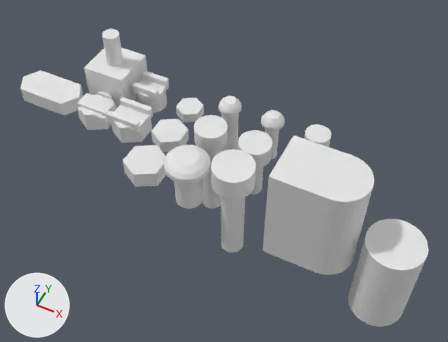
The Blender file lib/screws_and_nuts.blend: old version first, new version second.
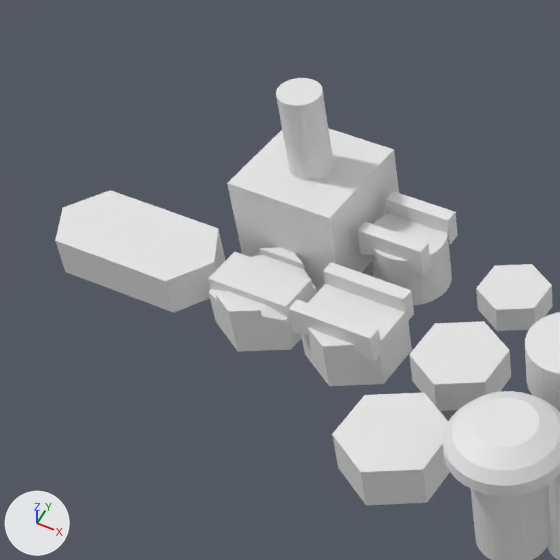
There are two pictures of each version: one whole from a 50 mm lens placed at (53.2, -80.4, 95.4), pointed at (12.1, 1.9, -7.4), one close up on the part from 0% to 46% of the width and 0% to 61% of the height. Every picture has the same lights, and +X, +Y and +Z are marked at lower left.

Objects in the first close-up: 'Cube', 'Cube.001', 'm3_screw_cutout_test', 'm3_tolerance_cutout.001', 'nut_m3', 'nut_m4', 'nut_m4_cut', 'nut_m4_cut_src', 'nut_m4_insert_cut', 'nut_m5', 'screw_m5x10', 'screw_m5x10_tolerance_cutout'.
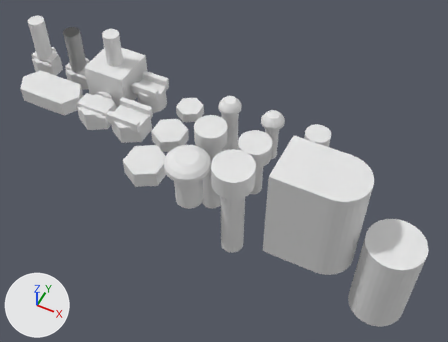
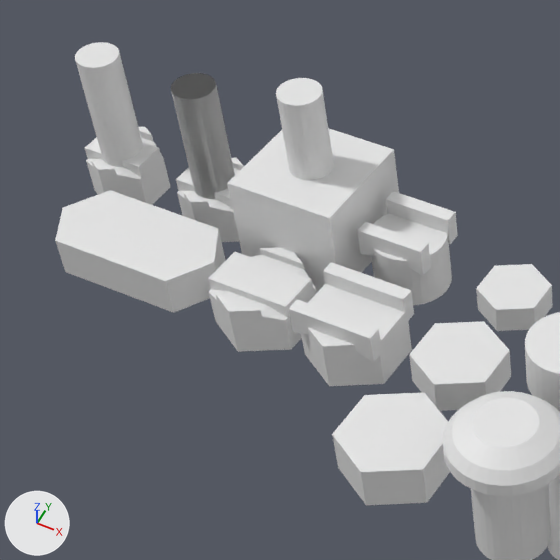
ob_cube_002 is not drawn itself; it is used by a modifier of ob_nut_m3_cut_src.

Boxes (x1, y1, x2, y2) around the edits, measured in the close-ups (560 x 560 px):
'nut_m3_cut', added: after (75, 42, 170, 205)
'nut_m3_cut_src', added: after (171, 73, 244, 242)
'm3_tolerance_cutout.002', added: after (171, 73, 235, 199)

The change, as a diff of the scene's bpy script:
```diff
--- a/lib/screws_and_nuts.blend.py
+++ b/lib/screws_and_nuts.blend.py
@@ me_cylinder_027 @@
+me_cylinder_027.from_pydata(...)  # 124 vertices, 70 faces; spans x -3.83..3.83, y -4.43..4.43, z -2.97..11.5
@@ me_cylinder_025 @@
+me_cylinder_025.from_pydata(...)  # a 32-sided cylinder along z spanning x -1.86..1.86, y -1.86..1.86, z -10.5..3.5
@@ me_cube_003 @@
+me_cube_003.from_pydata(...)  # 20 vertices, 18 faces; spans x -3.84..3.85, y -0.38..1.16, z -1.65..0.95
@@ me_cylinder_023 @@
+me_cylinder_023.from_pydata(...)  # 18 vertices, 14 faces; spans x -3.83..3.83, y -4.43..4.43, z -2.97..1.67
@@ ob_nut_m3_cut @@
+ob_nut_m3_cut = bpy.data.objects.new('nut_m3_cut', me_cylinder_027)
+ob_nut_m3_cut.location = (-40.0, 9.0, 0.0)
+ob_nut_m3_cut.scale = (0.78, 0.78, 1.0)
@@ ob_m3_tolerance_cutout_002 @@
+ob_m3_tolerance_cutout_002 = bpy.data.objects.new('m3_tolerance_cutout.002', me_cylinder_025)
+ob_m3_tolerance_cutout_002.parent = ob_nut_m3_cut_src
+ob_m3_tolerance_cutout_002.matrix_parent_inverse = Matrix(((1.282, 0.0, 0.0, 38.46), (0.0, 1.282, 0.0, -11.54), (0.0, 0.0, 1.0, 0.0), (0.0, 0.0, 0.0, 1.0)))
+ob_m3_tolerance_cutout_002.location = (-30.0, 9.0, 8.0)
@@ ob_nut_m3_cut_src @@
+ob_nut_m3_cut_src = bpy.data.objects.new('nut_m3_cut_src', me_cylinder_023)
+ob_nut_m3_cut_src.location = (-30.0, 9.0, 0.0)
+ob_nut_m3_cut_src.scale = (0.78, 0.78, 1.0)
+_m = ob_nut_m3_cut_src.modifiers.new('Boolean', 'BOOLEAN')
+_m.object = ob_cube_002
+_m = ob_nut_m3_cut_src.modifiers.new('Boolean.001', 'BOOLEAN')
+_m.object = ob_m3_tolerance_cutout_002
+_m.operation = 'UNION'
@@ ob_cube_002 @@
+ob_cube_002 = bpy.data.objects.new('Cube.002', me_cube_003)
+ob_cube_002.parent = ob_nut_m3_cut_src
+ob_cube_002.matrix_parent_inverse = Matrix(((1.0, 0.0, 0.0, 10.0), (0.0, 1.0, 0.0, 0.0), (0.0, 0.0, 1.0, 0.0), (0.0, 0.0, 0.0, 1.0)))
+ob_cube_002.location = (-10.0, 2.3, 2.05)
+_m = ob_cube_002.modifiers.new('Mirror', 'MIRROR')
+_m.use_axis = (False, True, False)
+_m.mirror_object = ob_nut_m3_cut_src
+ob_cube_002.hide_set(True)
@@ ob_nut_m3_001 @@
+ob_nut_m3_001 = bpy.data.objects.new('nut_m3.001', me_cylinder_001.copy())  # the mesh of ob_nut_m3
+ob_nut_m3_001.location = (-30.0, 9.0, -0.6)
```
